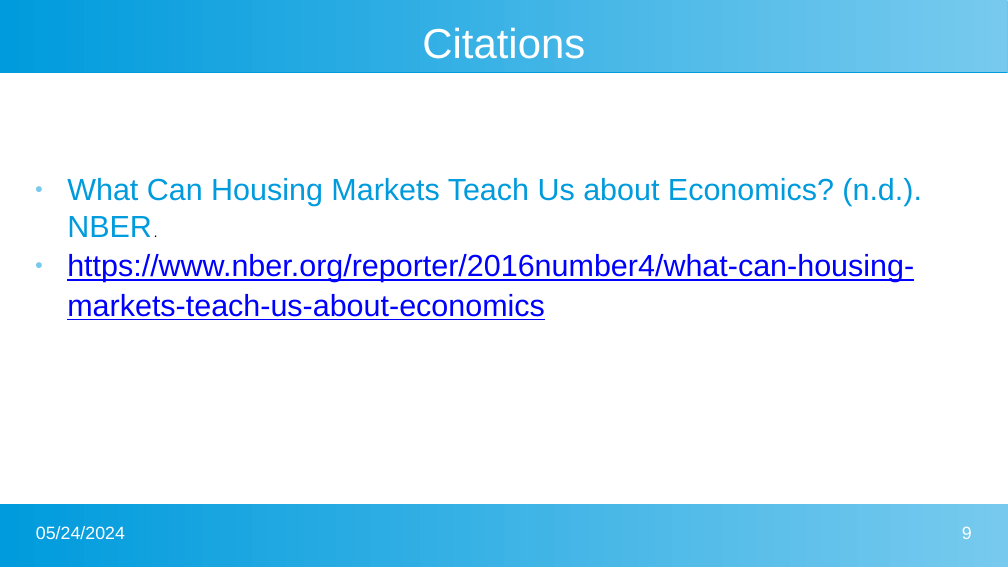
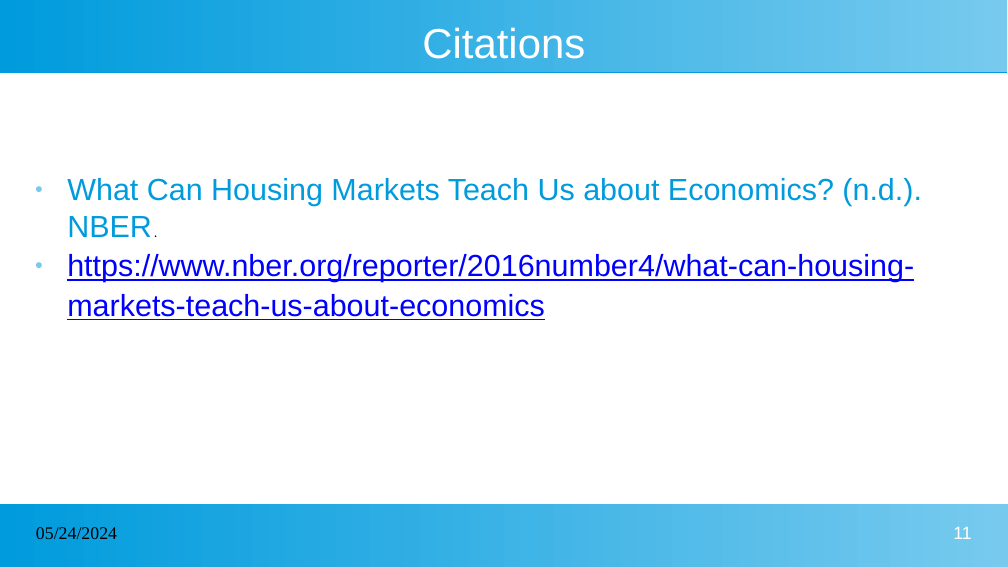
Before and after one commit to darrellbrand/capstone-msda, a slide deck: slide 11 of capstone-presentation.pptx (slide 9 before the commit). Drawn at 1008x567 pixels with LibreOffice and Linux fonts; fonts in the diff are those of the drawing. Boxes give left, top, right and bottom in pixels: in the first picture for what was removed or moved away, otherwise in the second. Text is boxed around its words. In the diff, an @@ line names an element or a change of style, - is before the commit and + after.

```diff
--- a/capstone-presentation.pptx
+++ b/capstone-presentation.pptx
@@ text "05/24/2024" at [36, 527, 117, 539]: font Arial to Times New Roman, text colour #FFFFFF to #000000 @@
@@ page number at [953, 527, 971, 539]: text changed @@
-9
+11
```
Also in this commit, not shown: 7 other slides changed, 2 slides added, 1 other file.
